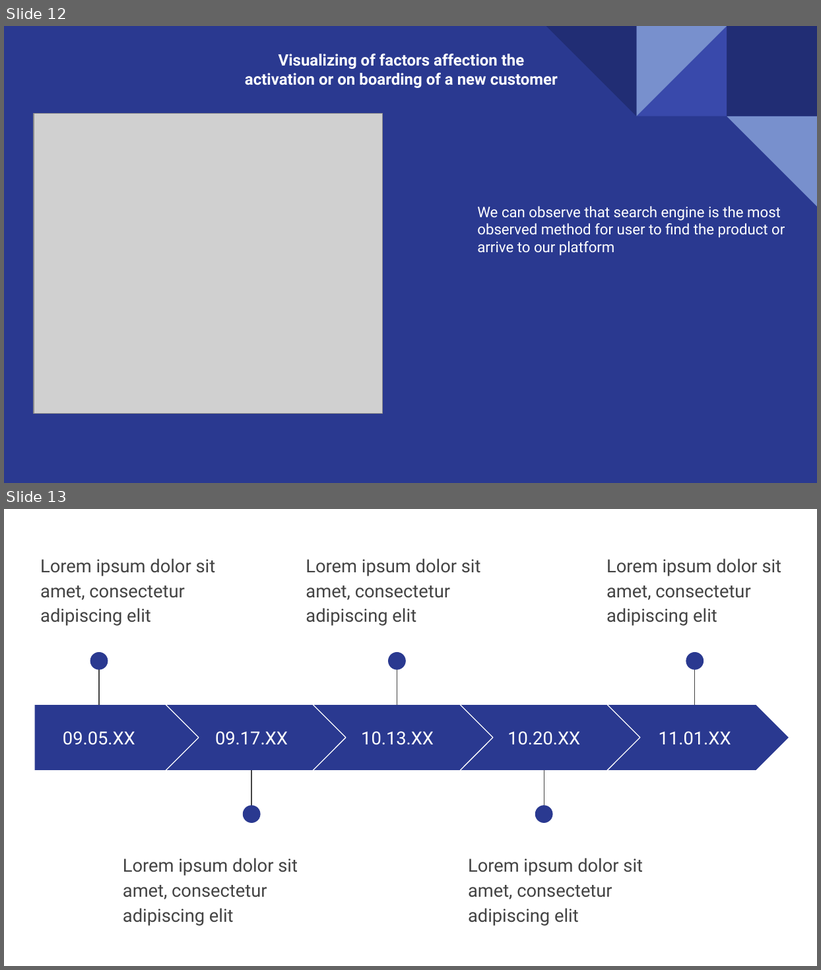
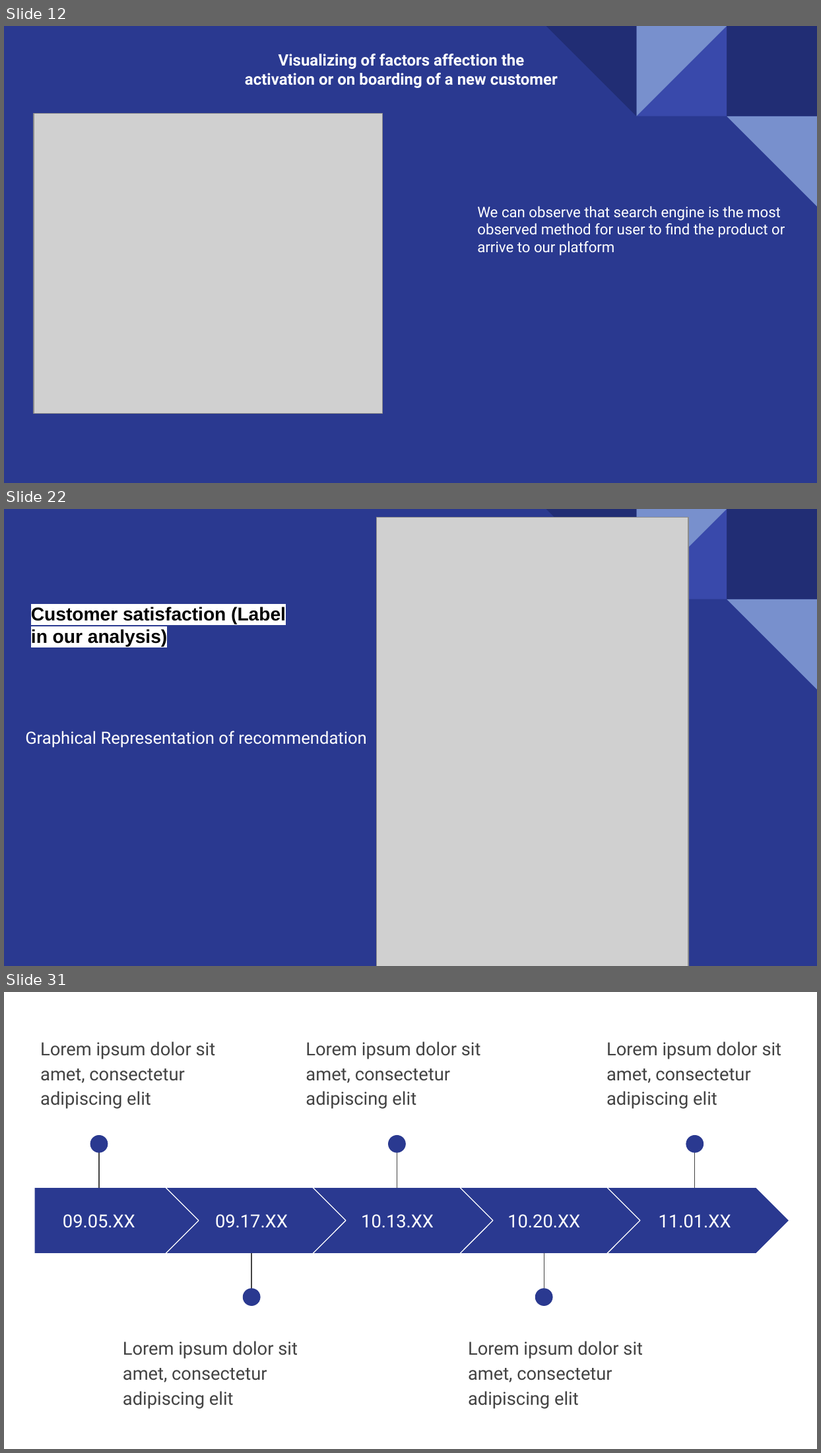
Before and after one commit to Pramodh23EAlpha/Internship, a slide deck: Customer_Activation_Retention(Data Analysis)/Case study.pptx. Shown one above the other, each under a label of ours: slides 12 and 13 before the commit, slides 12, 22 and 31 after it; the slides between them are not shown. The pictures are 821x970 and 821x1453 pixels, drawn with LibreOffice and Linux fonts; fonts in the diff are those of the drawing; grey boxes stand for pictures. Boxes give left, top, right and bottom in pixels: in the first picture for what was removed or moved away, otherwise in the second. Text is boxed around its words. In the diff, an @@ line names an element or a change of style, - is before the commit and + after.

```diff
--- a/Customer_Activation_Retention(Data Analysis)/Case study.pptx
+++ b/Customer_Activation_Retention(Data Analysis)/Case study.pptx
@@ slide 22 added at (x1=4, y1=509, x2=817, y2=966), background #2A3990; not listed: 5 template elements that a slide beside it also shows @@
@@ picture added at (x1=376, y1=517, x2=688, y2=966) @@
@@ text added at (x1=31, y1=607, x2=286, y2=647), 16.5 pt, text #000000, bold @@
+Customer satisfaction (Label in our analysis)
@@ text added at (x1=25, y1=731, x2=367, y2=748), 15 pt, text #FFFFFF @@
+Graphical Representation of recommendation
@@ what was slide 13 is now slide 31 @@
```
Also in this commit, not shown: 1 slide changed, 17 other slides added.
